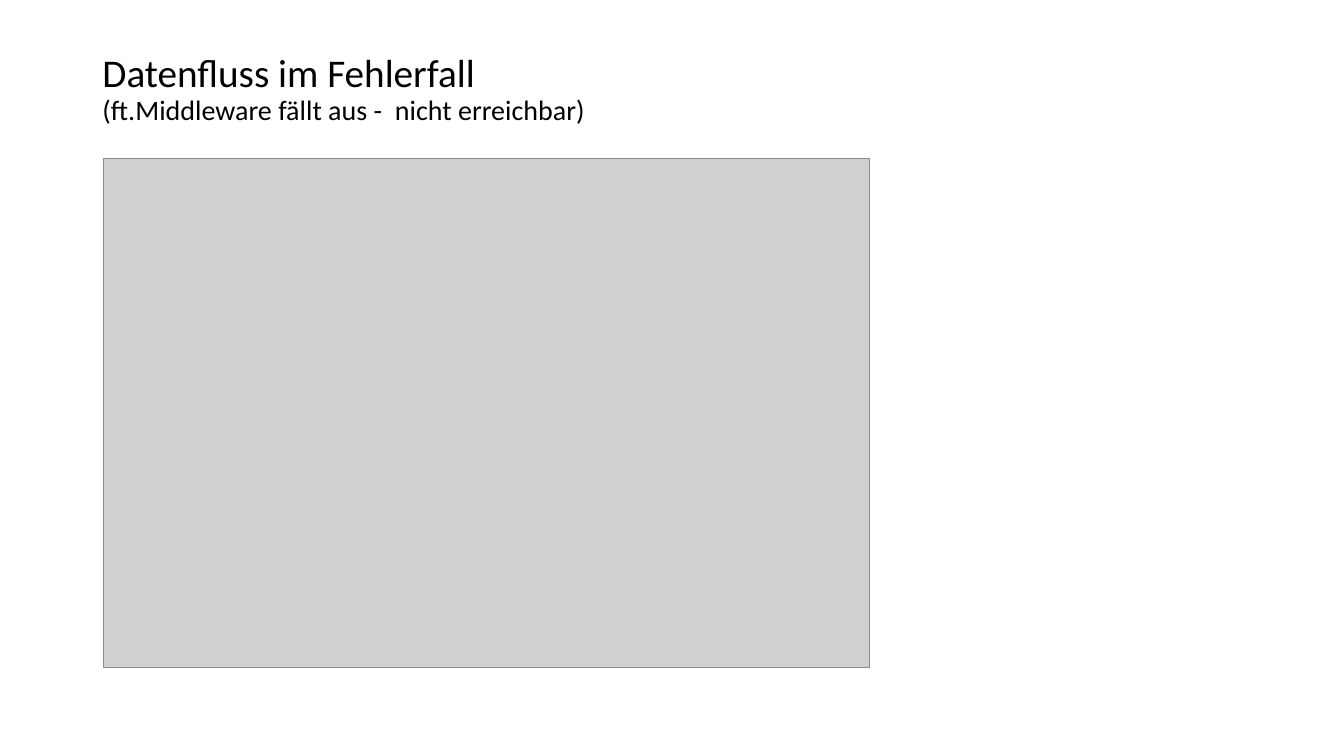
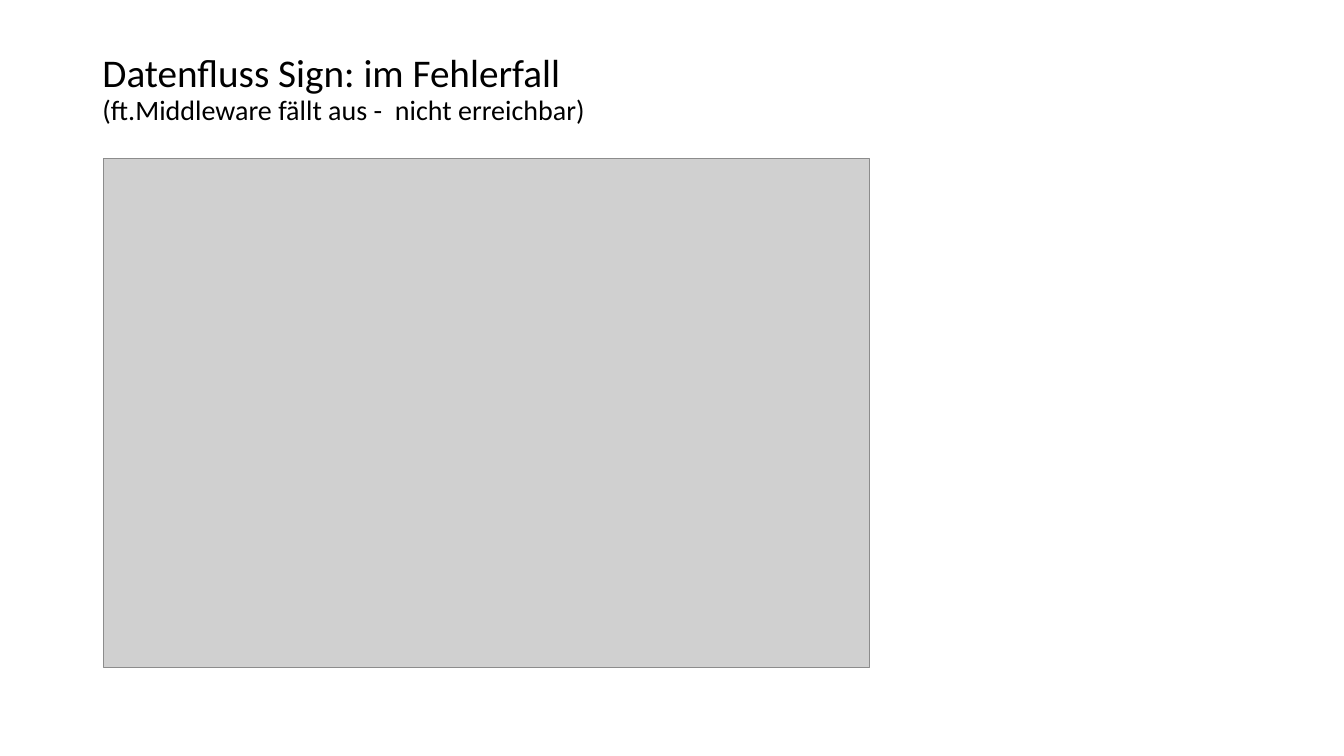
Before and after one commit to fiskaltrust/productdescription-de-doc, a slide deck: slide 14 of for-poscreators/presentation/onboarding_de.pptx (slide 13 before the commit). Drawn at 1344x756 pixels with LibreOffice and Linux fonts; fonts in the diff are those of the drawing; grey boxes stand for pictures. Boxes give left, top, right and bottom in pixels: in the first picture for what was removed or moved away, otherwise in the second. Text is boxed around its words. In the diff, an @@ line names an element or a change of style, - is before the commit and + after.

```diff
--- a/for-poscreators/presentation/onboarding_de.pptx
+++ b/for-poscreators/presentation/onboarding_de.pptx
@@ title at [102,59,584,124]: text changed @@
-Datenfluss im Fehlerfall
-(ft.Middleware fällt aus - nicht erreichbar)
+Datenfluss Sign: im Fehlerfall
+(ft.Middleware fällt aus - nicht erreichbar)
```
Also in this commit, not shown: 7 other slides changed, 9 slides added, 9 other files.
